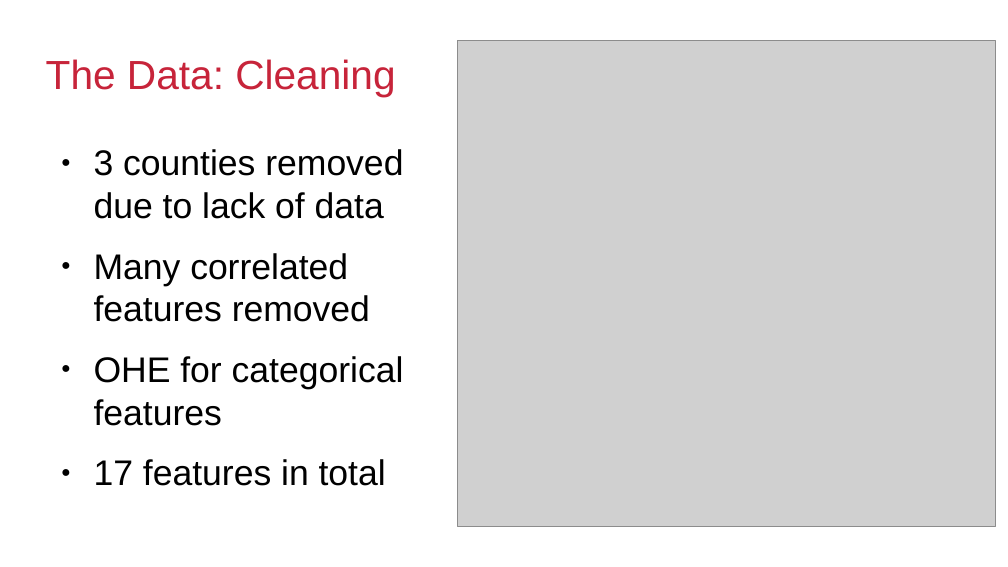
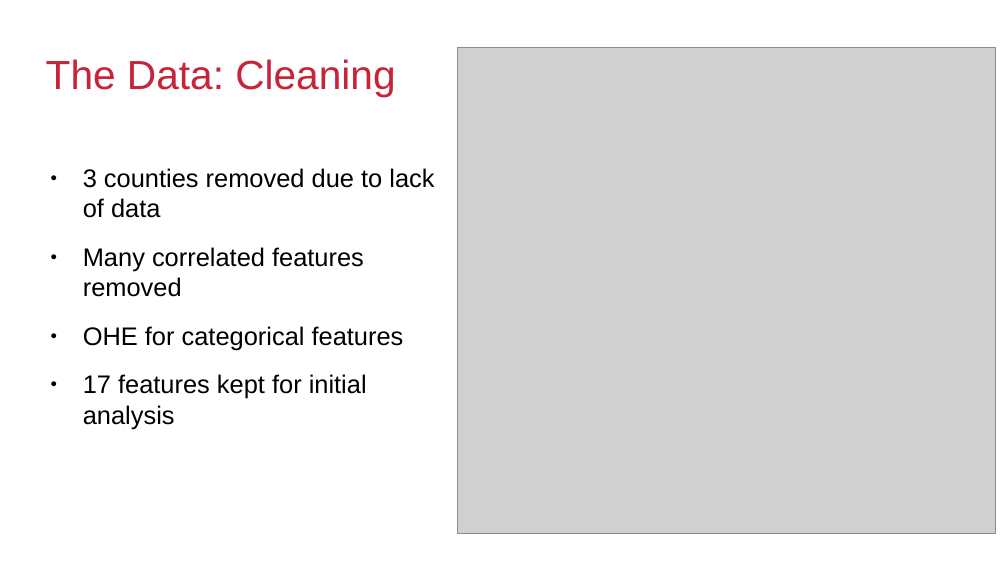
Before and after one commit to mkpetterson/2016-elections, a slide deck: slide 5 of docs/election.odp (slide 6 before the commit). Drawn at 1008x567 pixels with LibreOffice and Linux fonts; fonts in the diff are those of the drawing; grey boxes stand for pictures; background and template pictures are left out. Boxes give left, top, right and bottom in pixels: in the first picture for what was removed or moved away, otherwise in the second. Text is boxed around its words. In the diff, an @@ line names an element or a change of style, - is before the commit and + after.

```diff
--- a/docs/election.odp
+++ b/docs/election.odp
@@ picture: place and size @@
-picture at <box>457,40,996,526</box>
+picture at <box>457,48,996,533</box>
@@ text "3 counties removed due to ...": place and size @@
-text "3 counties removed due to ..." at <box>94,149,404,486</box>
+text "3 counties removed due to ..." at <box>83,168,434,429</box>
@@ text at <box>83,168,434,350</box>: size 28 to 20 pt in "3 counties removed due to lack of ...", "Many correlated features removed", "OHE for categorical features" @@
@@ text at <box>83,374,367,429</box>: text changed; size 28 to 20 pt @@
-● 17 features in total
+● 17 features kept for initial analysis
```
Also in this commit, not shown: 6 other slides changed, 2 slides added, 2 slides removed, 7 other files.
